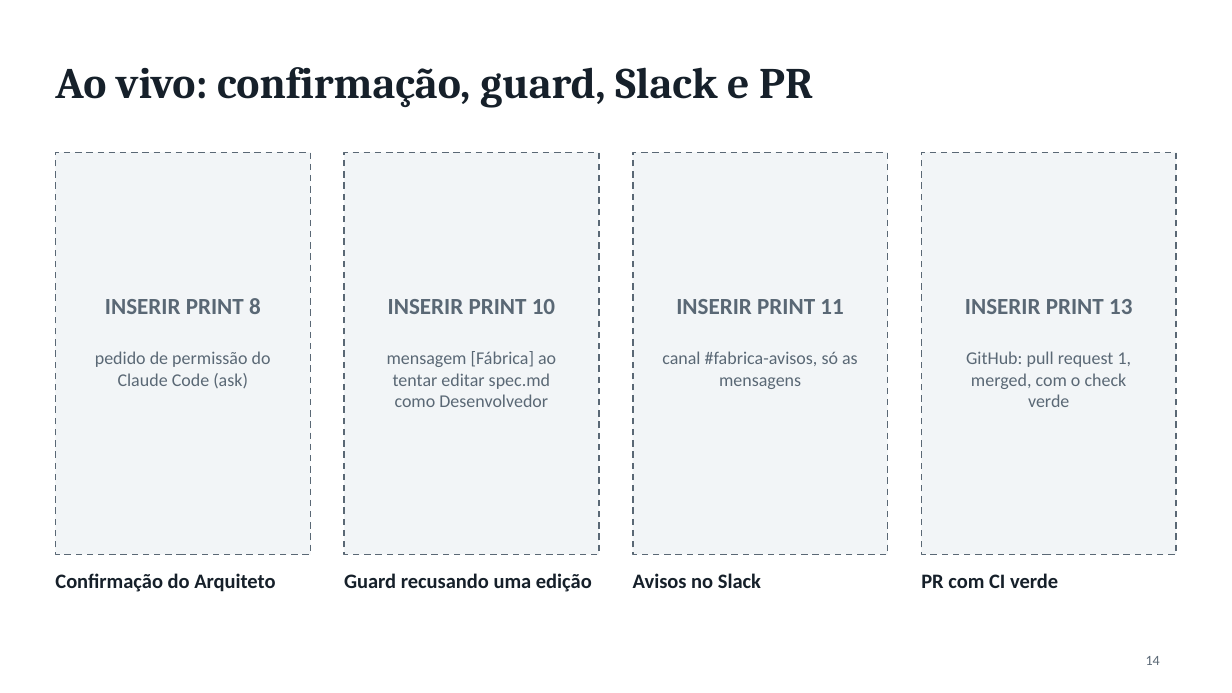
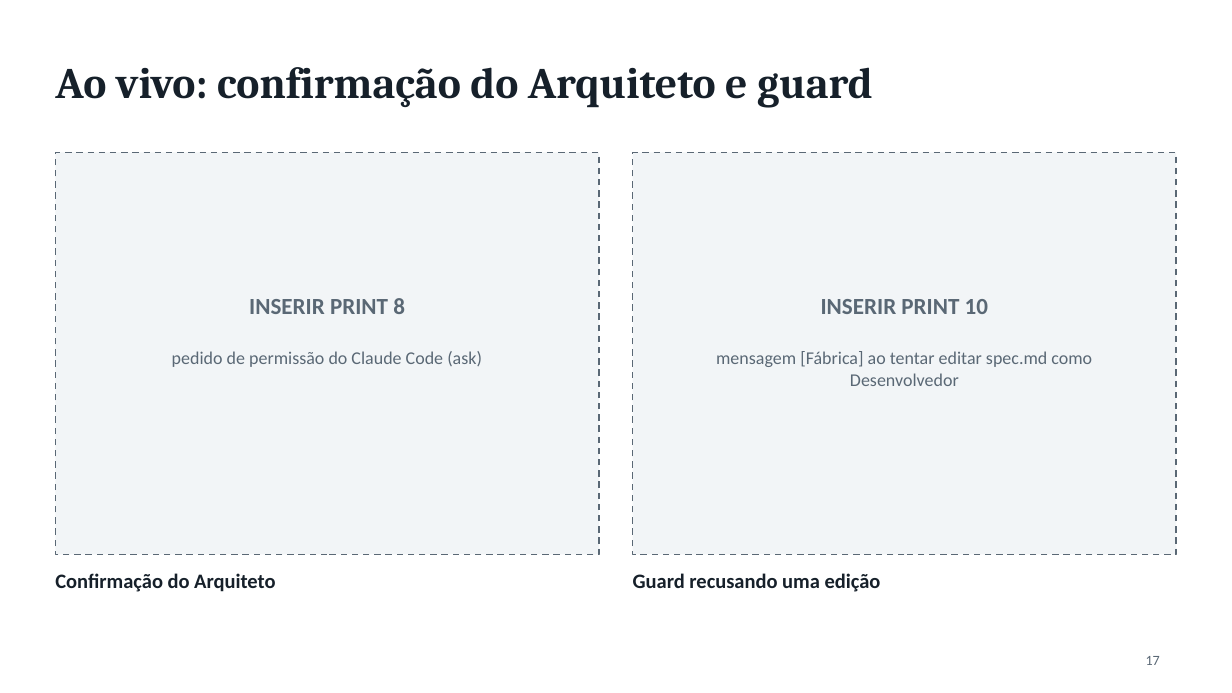
Before and after one commit to liviagomes30/fabrica-petcontrol, a slide deck: slide 17 of docs/fabrica/apresentacao-fabrica-claude-code.pptx (slide 14 before the commit). Drawn at 1232x693 pixels with LibreOffice and Linux fonts; fonts in the diff are those of the drawing. Boxes give left, top, right and bottom in pixels: in the first picture for what was removed or moved away, otherwise in the second. Text is boxed around its words. In the diff, an @@ line names an element or a change of style, - is before the commit and + after.

```diff
--- a/docs/fabrica/apresentacao-fabrica-claude-code.pptx
+++ b/docs/fabrica/apresentacao-fabrica-claude-code.pptx
@@ title at [55,67,873,108]: text changed @@
-Ao vivo: confirmação, guard, Slack e PR
+Ao vivo: confirmação do Arquiteto e guard
@@ rectangle: place and size @@
-rectangle at [55,152,311,555]
+rectangle at [55,152,599,555]
@@ rectangle removed at [344,152,599,555] @@
@@ rectangle: place and size @@
-rectangle at [633,152,888,555]
+rectangle at [633,152,1177,555]
@@ rectangle removed at [921,152,1177,555] @@
@@ text "INSERIR PRINT 8": place and size @@
-text "INSERIR PRINT 8" at [105,298,261,314]
+text "INSERIR PRINT 8" at [249,298,405,314]
@@ text "INSERIR PRINT 10": place and size @@
-text "INSERIR PRINT 10" at [388,299,555,314]
+text "INSERIR PRINT 10" at [821,299,988,314]
@@ text removed at [676,299,843,314] @@
-INSERIR PRINT 11
@@ text removed at [965,299,1132,314] @@
-INSERIR PRINT 13
@@ text "pedido de permissão do Claude ..." rewrapped from [95,351,271,388] to [172,351,482,367] @@
@@ text "mensagem [Fábrica] ao tentar editar ..." rewrapped from [387,351,556,407] to [716,351,1092,386] @@
@@ text removed at [662,351,858,389] @@
-canal #fabrica-avisos, só as mensagens
@@ text removed at [966,351,1132,407] @@
-GitHub: pull request 1, merged, com o check verde
@@ text "Guard recusando uma edição": place and size @@
-text "Guard recusando uma edição" at [344,573,592,592]
+text "Guard recusando uma edição" at [633,573,881,592]
@@ text removed at [633,573,761,588] @@
-Avisos no Slack
@@ text removed at [921,573,1058,588] @@
-PR com CI verde
@@ page number at [1146,656,1160,665]: text changed @@
-14
+17
```
Also in this commit, not shown: 3 slides added, 4 other files.
